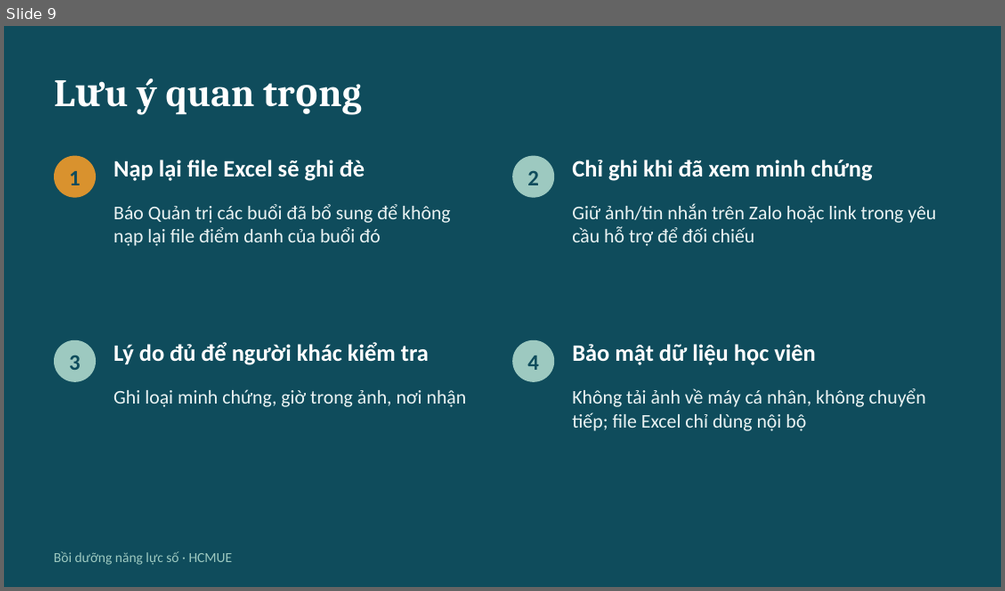
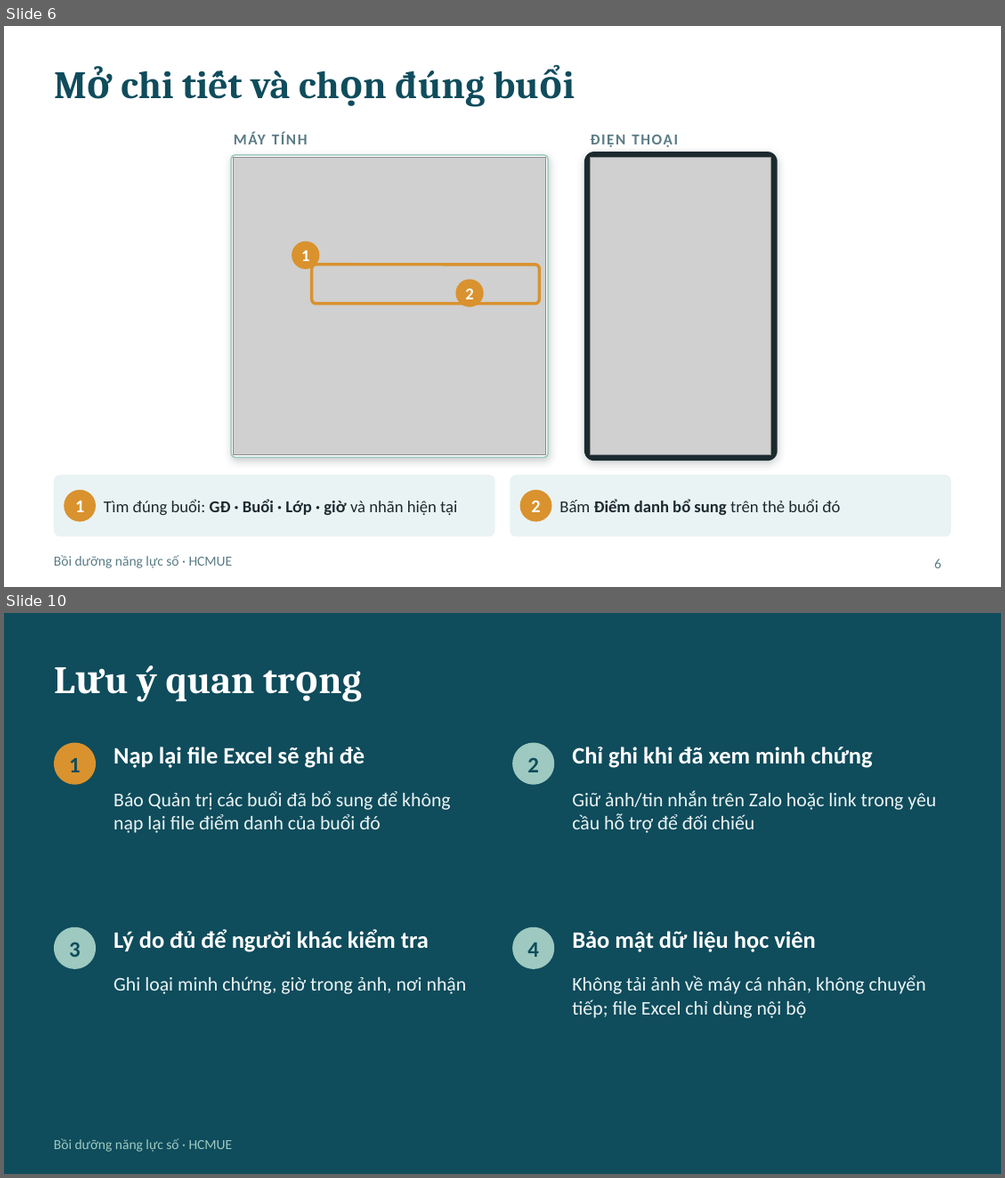
Before and after one commit to thienvo2111/thong-tin-hoc-vien, a slide deck: docs/huong-dan-diem-danh-bo-sung-ho-tro.pptx. Shown one above the other, each under a label of ours: slide 9 before the commit, slides 6 and 10 after it; the slides between them are not shown. The pictures are 1005x591 and 1005x1178 pixels, drawn with LibreOffice and Linux fonts; fonts in the diff are those of the drawing; grey boxes stand for pictures. Boxes give left, top, right and bottom in pixels: in the first picture for what was removed or moved away, otherwise in the second. Text is boxed around its words. In the diff, an @@ line names an element or a change of style, - is before the commit and + after.

```diff
--- a/docs/huong-dan-diem-danh-bo-sung-ho-tro.pptx
+++ b/docs/huong-dan-diem-danh-bo-sung-ho-tro.pptx
@@ slide 6 added at (4,26,1001,587), background #FFFFFF @@
@@ title added at (121,70,485,107), 28 pt, text #0F4C5C, bold @@
+Mở chi tiết và chọn đúng buổi
@@ text added at (234,132,307,144), 11 pt, text #5B7C85, bold @@
+MÁY TÍNH
@@ rounded rectangle added at (231,154,549,457), fill #FFFFFF, outline #9DC9C0 1 pt @@
@@ picture added at (234,158,545,455) @@
@@ rounded rectangle added at (584,151,777,460), fill #1B2A2F @@
@@ picture added at (591,158,771,455) @@
@@ text added at (591,135,678,147), 11 pt, text #5B7C85, bold @@
+ĐIỆN THOẠI
@@ ellipse added at (292,241,320,269), fill #D9922E @@
@@ text added at (301,250,309,261), 12 pt, text #FFFFFF, bold @@
+1
@@ rounded rectangle added at (312,265,539,303), outline #D9922E 2.25 pt @@
@@ ellipse added at (455,279,484,307), fill #D9922E @@
@@ text added at (465,289,473,299), 12 pt, text #FFFFFF, bold @@
+2
@@ rounded rectangle added at (54,475,494,536), fill #EAF3F3 @@
@@ rounded rectangle added at (510,475,951,536), fill #EAF3F3 @@
@@ ellipse added at (64,490,96,522), fill #D9922E @@
@@ text added at (75,500,84,512), 13 pt, text #FFFFFF, bold @@
+1
@@ text added at (104,499,457,515), 12 pt, text #1B2A2F @@
+Tìm đúng buổi: GĐ · Buổi · Lớp · giờ và nhãn hiện tại
@@ ellipse added at (519,490,551,522), fill #D9922E @@
@@ text added at (531,499,540,512), 13 pt, text #FFFFFF, bold @@
+2
@@ text added at (559,499,840,515), 12 pt, text #1B2A2F @@
+Bấm Điểm danh bổ sung trên thẻ buổi đó
@@ text added at (54,555,233,568), 10 pt, text #5B7C85 @@
+Bồi dưỡng năng lực số · HCMUE
@@ page number added at (934,558,941,568), 10 pt, text #5B7C85 @@
+6
@@ what was slide 9 is now slide 10 @@
```
Also in this commit, not shown: 8 slides changed, 1 other file.
